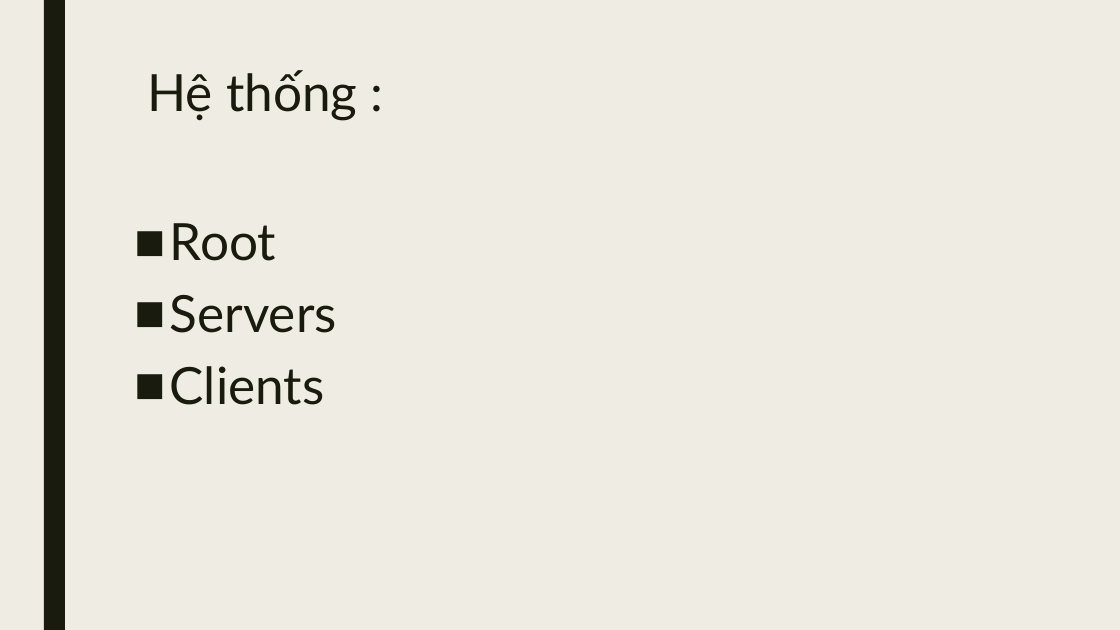
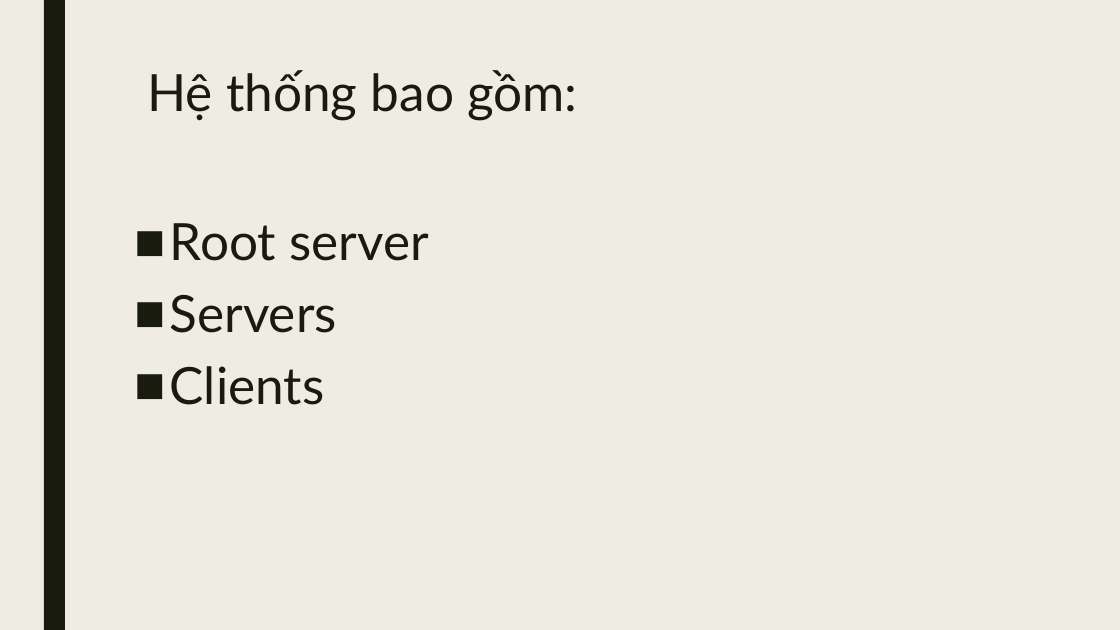
Before and after one commit to znqt/LTM_Proj, a slide deck: slide 4 of Load balancing.pptx (slide 3 before the commit). Drawn at 1120x630 pixels with LibreOffice and Linux fonts; fonts in the diff are those of the drawing. Boxes give left, top, right and bottom in pixels: in the first picture for what was removed or moved away, otherwise in the second. Text is boxed around its words. In the diff, an @@ line names an element or a change of style, - is before the commit and + after.

```diff
--- a/Load balancing.pptx
+++ b/Load balancing.pptx
@@ title at [148,70,577,120]: text changed @@
-Hệ thống :
+Hệ thống bao gồm:
@@ text at [170,223,429,261]: text changed @@
-■ Root
+■ Root server
```
Also in this commit, not shown: 3 other slides changed, 7 slides added, 4 slides removed.
